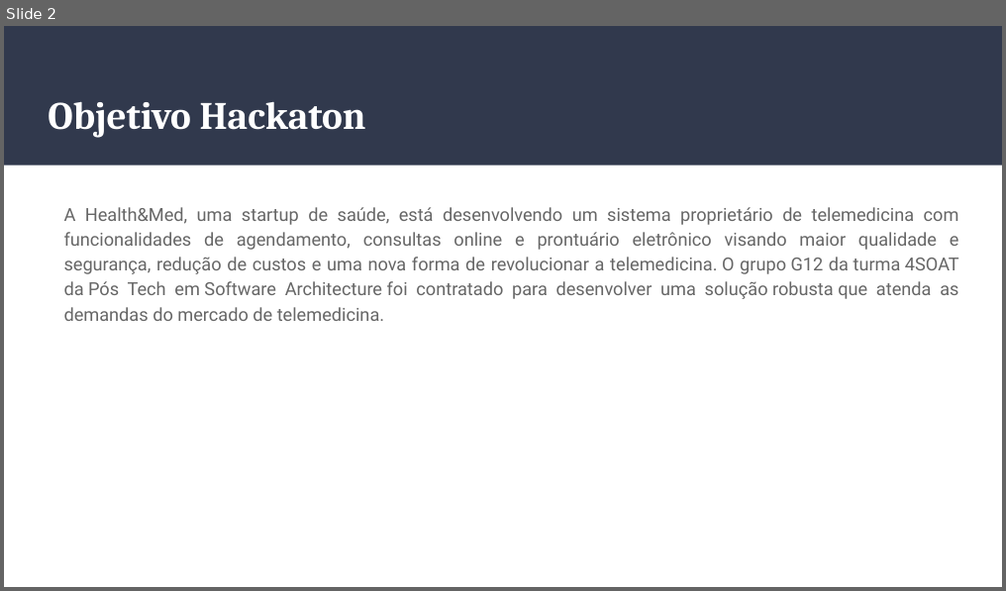
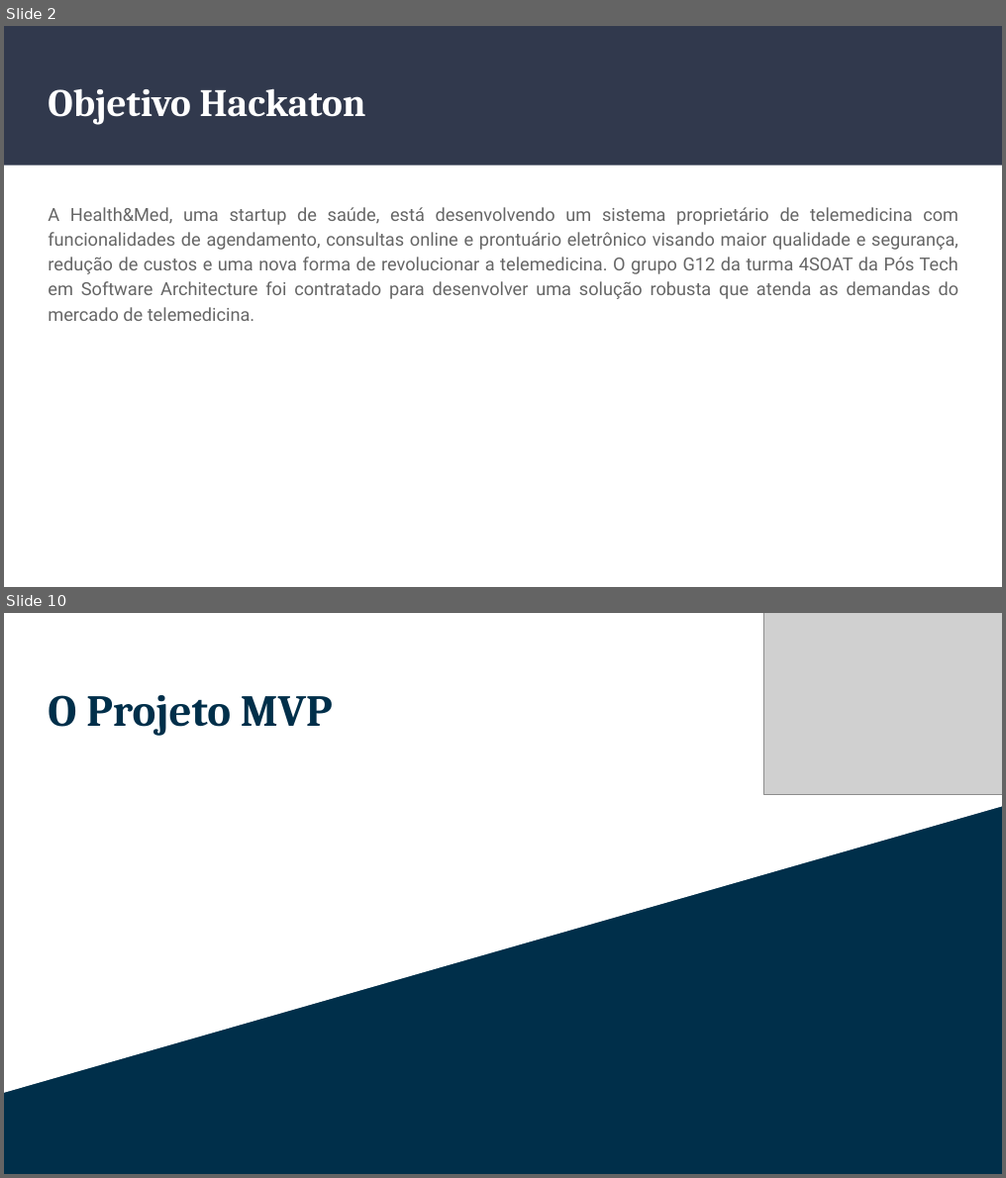
Before and after one commit to g12-4soat/techmedicos-docs, a slide deck: docs/Hackaton-TechMedicos.pptx. Shown one above the other, each under a label of ours: slide 2 before the commit, slides 2 and 10 after it; the slides between them are not shown. The pictures are 1006x591 and 1006x1178 pixels, drawn with LibreOffice and Linux fonts; fonts in the diff are those of the drawing; grey boxes stand for pictures. Boxes give left, top, right and bottom in pixels: in the first picture for what was removed or moved away, otherwise in the second. Text is boxed around its words. In the diff, an @@ line names an element or a change of style, - is before the commit and + after.

```diff
--- a/docs/Hackaton-TechMedicos.pptx
+++ b/docs/Hackaton-TechMedicos.pptx
@@ slide 10 added at [4, 613, 1002, 1174], background #002F4A @@
@@ freeform shape added at [4, 613, 1002, 1093], fill #FFFFFF @@
@@ picture added at [764, 613, 1002, 793] @@
@@ title added at [48, 695, 333, 736], 32 pt, text #002F4A, bold @@
+O Projeto MVP
@@ slide 2 changed as well @@
@@ title "Objetivo Hackaton": place and size @@
-title "Objetivo Hackaton" at [48, 101, 366, 138]
+title "Objetivo Hackaton" at [48, 88, 366, 125]
@@ text "A Health&Med, uma startup de ..." at [48, 207, 959, 321]: indent changed @@
```
Also in this commit, not shown: 2 other slides changed, 11 other slides added, 1 slide removed, 2 other files.
